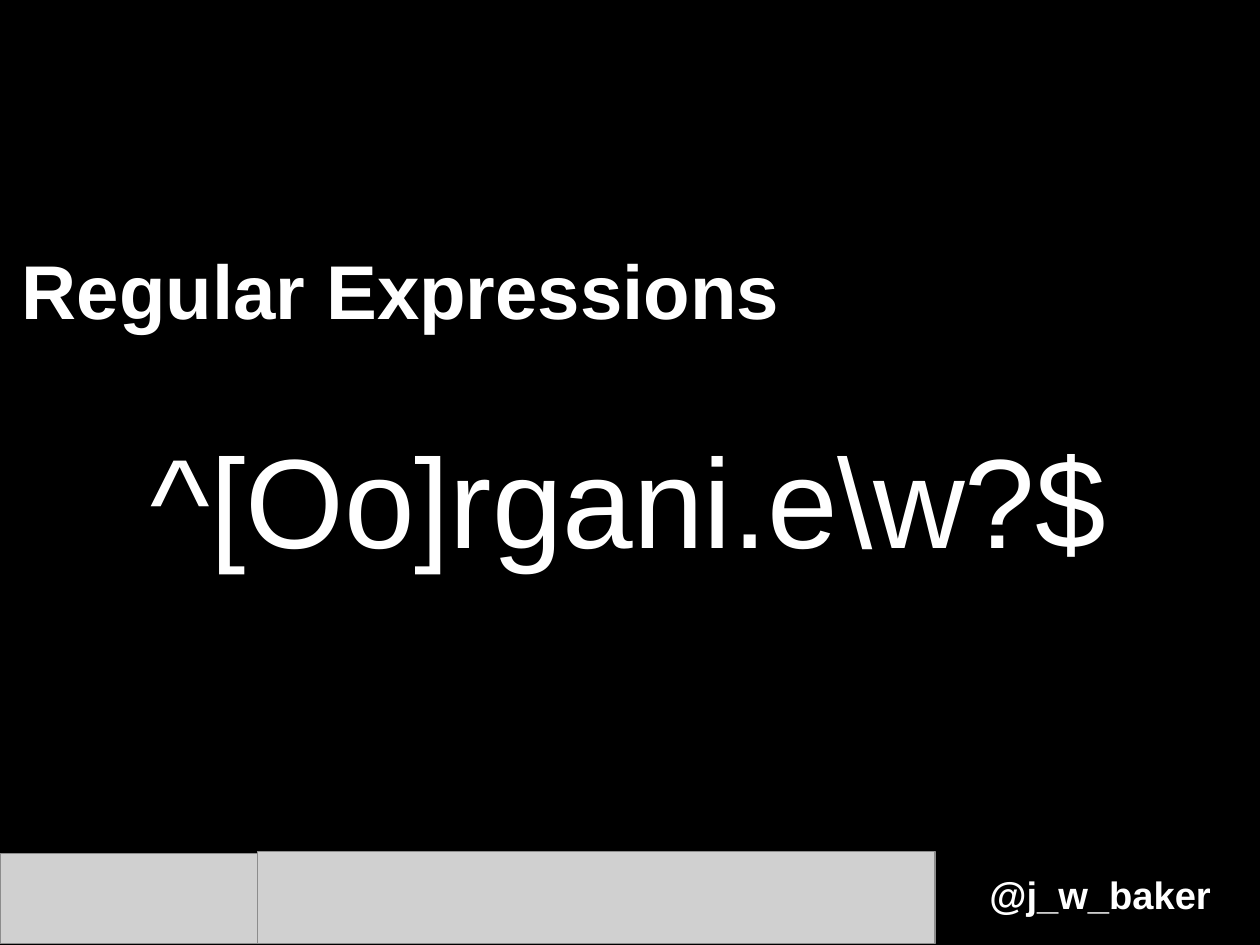
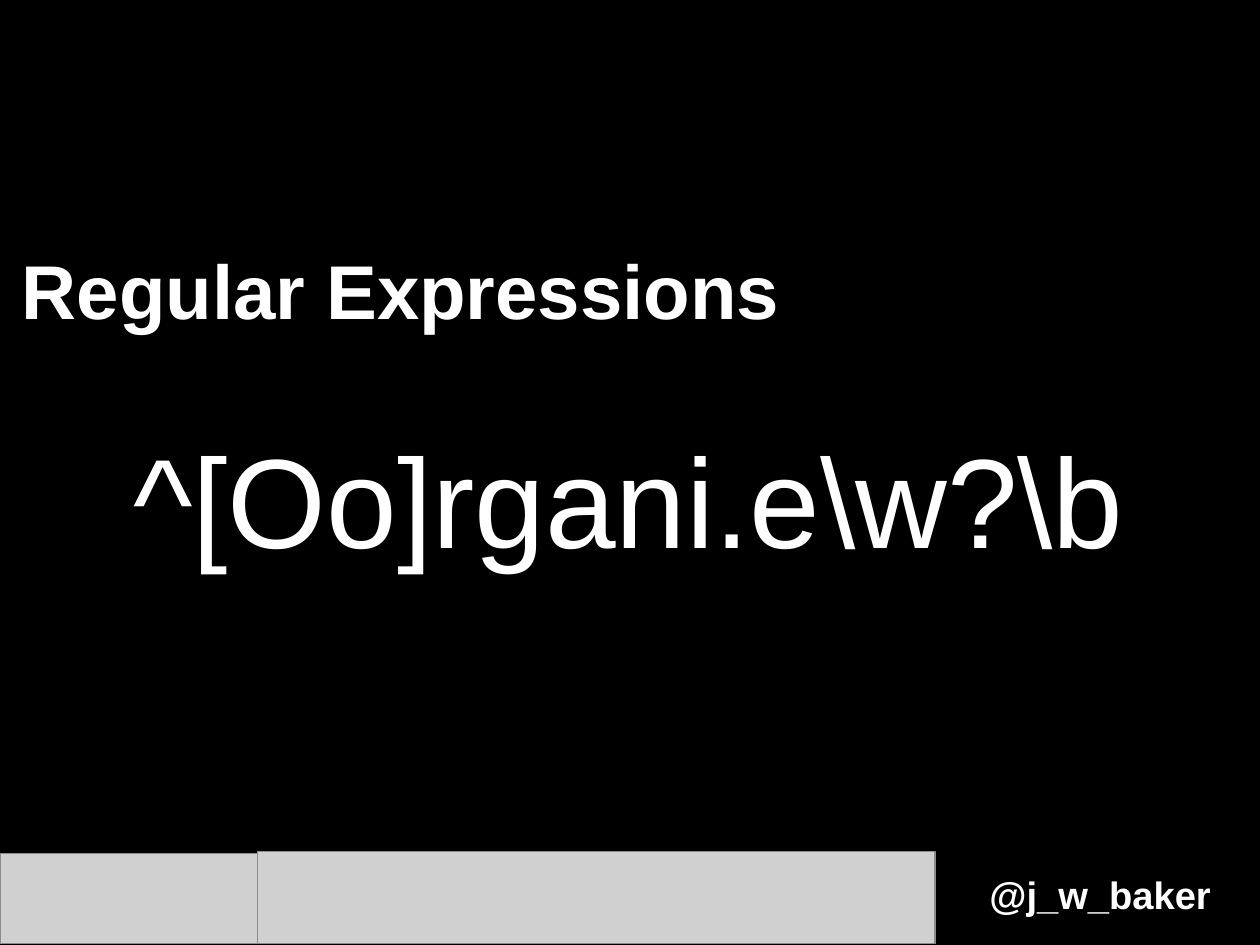
Before and after one commit to LibraryCarpentry/week-one-library-carpentry-DEPRECATED, a slide deck: slide 22 of lesson-materials/2015-09-25_LibCarp-lesson-one-deck.odp. Drawn at 1260x945 pixels with LibreOffice and Linux fonts; fonts in the diff are those of the drawing; grey boxes stand for pictures. Boxes give left, top, right and bottom in pixels: in the first picture for what was removed or moved away, otherwise in the second. Text is boxed around its words. In the diff, an @@ line names an element or a change of style, - is before the commit and + after.

```diff
--- a/lesson-materials/2015-09-25_LibCarp-lesson-one-deck.odp
+++ b/lesson-materials/2015-09-25_LibCarp-lesson-one-deck.odp
@@ text at (x1=133, y1=456, x2=1123, y2=572): text changed @@
-^[Oo]rgani.e\w?$
+^[Oo]rgani.e\w?\b
```
Also in this commit, not shown: 6 other slides changed, 6 other files.
